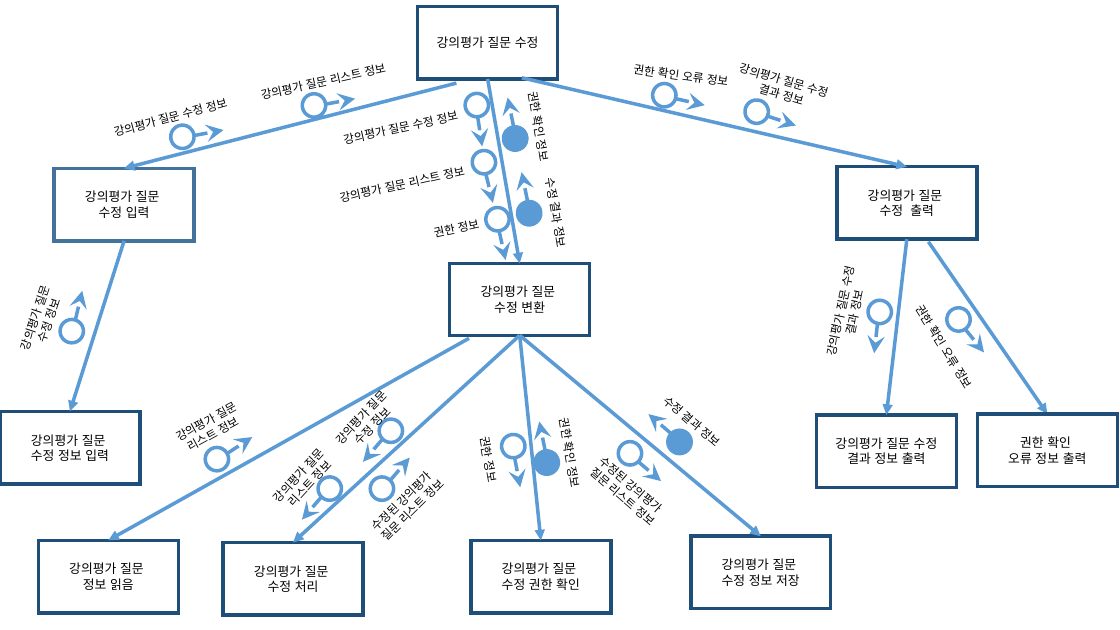
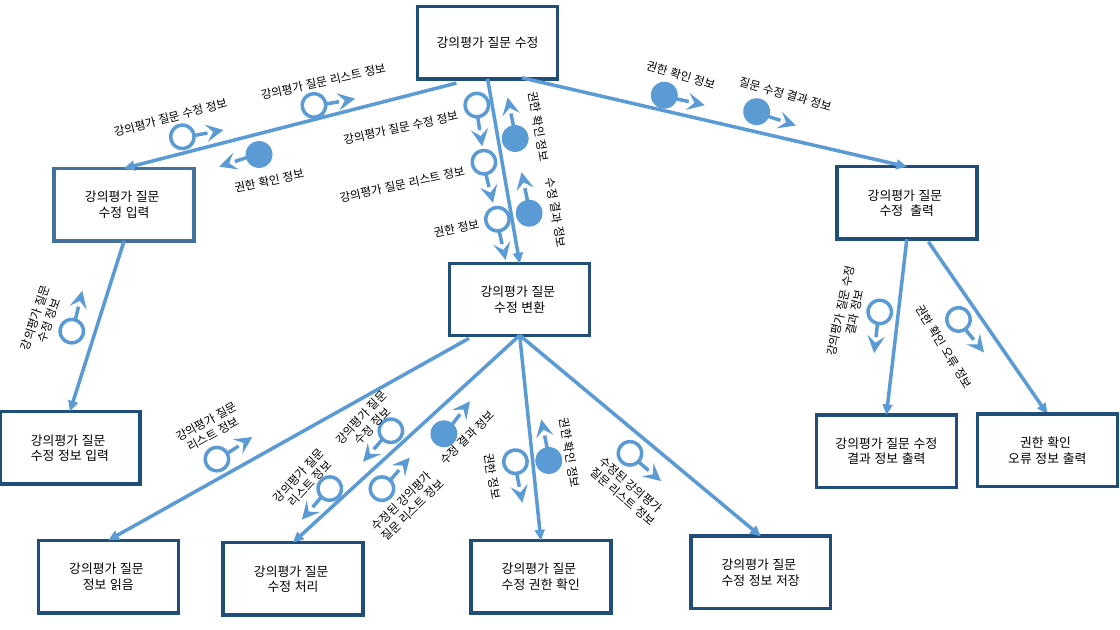
Before and after one commit to se04/se04, a slide deck: slide 1 of SDD 관련 자료/작업 결과물/프로그램 구조도(트랜스폼, 트랜젝션)/강의평가 질문 수정.pptx. Drawn at 1120x630 pixels with LibreOffice and Linux fonts; fonts in the diff are those of the drawing. Boxes give left, top, right and bottom in pixels: in the first picture for what was removed or moved away, otherwise in the second. Text is boxed around its words. In the diff, an @@ line names an element or a change of style, - is before the commit and + after.

Commit message:
강의평가 질문 수정 변환흐름 수정

```diff
--- a/SDD 관련 자료/작업 결과물/프로그램 구조도(트랜스폼, 트랜젝션)/강의평가 질문 수정.pptx
+++ b/SDD 관련 자료/작업 결과물/프로그램 구조도(트랜스폼, 트랜젝션)/강의평가 질문 수정.pptx
@@ text "권한 확인 정보" at box(376, 61, 679, 79): rotation 7 to 16 degrees @@
@@ text added at box(236, 69, 713, 192), 10 pt, text #000000 @@
+권한 확인 정보
@@ text at box(376, 61, 679, 79): text changed @@
-권한 확인 오류 정보
+권한 확인 정보
@@ ellipse at box(649, 79, 681, 111): fill none to #5B9BD5 @@
@@ text at box(738, 76, 830, 111): text changed @@
-강의평가 질문 수정
-결과 정보
+질문 수정 결과 정보
@@ ellipse at box(742, 96, 772, 127): fill none to #5B9BD5 @@
@@ ellipse added at box(243, 138, 275, 171), fill #5B9BD5, outline #5B9BD5 3 pt @@
@@ arrow added from (248, 157) to (219, 166), #5B9BD5 3 pt @@
@@ text "수정 결과 정보": place and size @@
-text "수정 결과 정보" at box(662, 398, 716, 444)
+text "수정 결과 정보" at box(32, 326, 504, 499)
@@ text "수정 결과 정보" at box(32, 326, 504, 499): rotation 40 to 315 degrees @@
@@ arrow moved from (649, 414) - (671, 434) to (471, 402) - (452, 425) @@
@@ text "권한 정보": place and size @@
-text "권한 정보" at box(477, 439, 498, 473)
+text "권한 정보" at box(481, 456, 502, 487)
@@ ellipse at box(432, 421, 457, 446): rotation 180 to 266 degrees @@
@@ ellipse: place and size @@
-ellipse at box(497, 430, 530, 463)
+ellipse at box(499, 446, 532, 479)
@@ arrow moved from (520, 487) - (515, 458) to (523, 503) - (517, 474) @@
```
